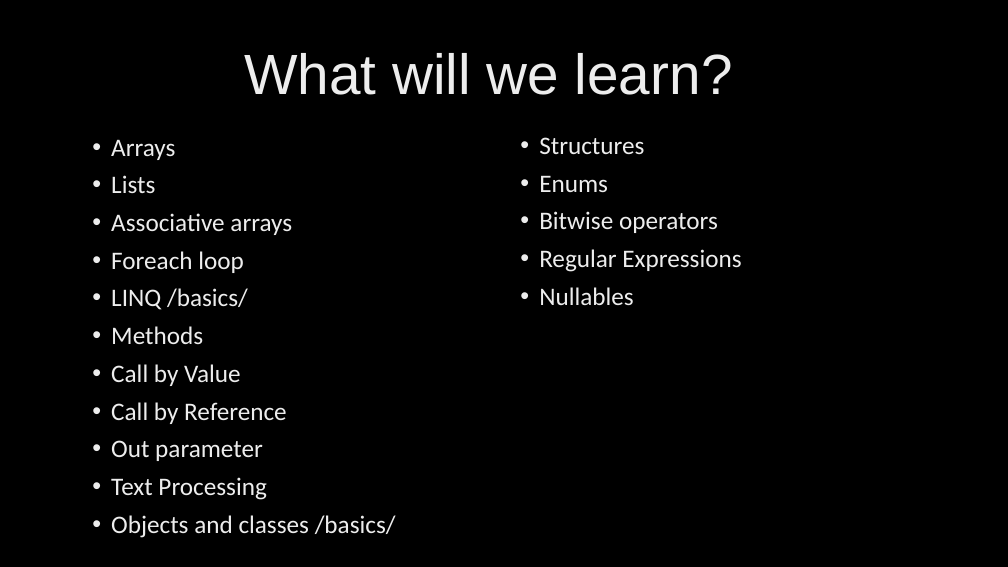
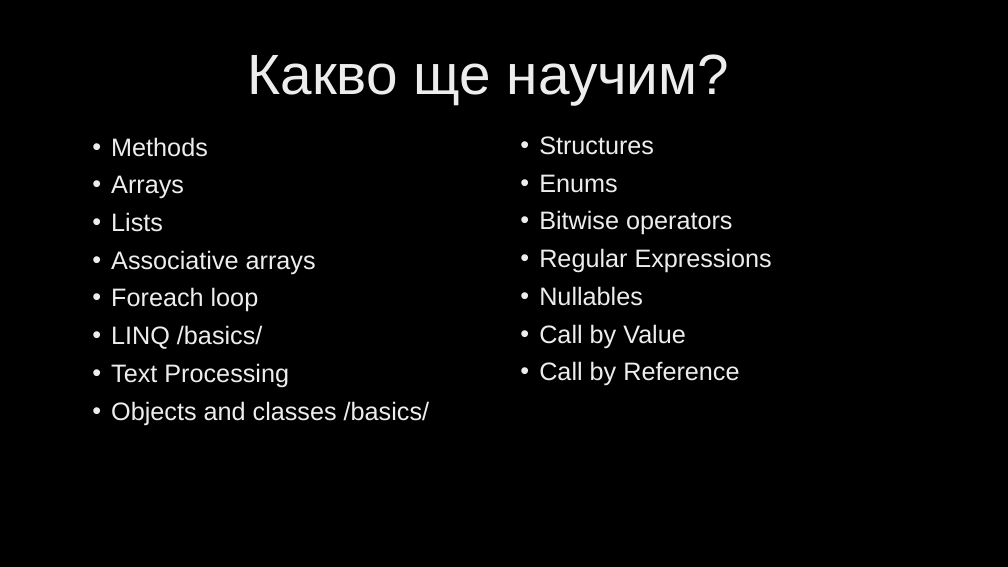
Before and after one commit to velizar92/CSharp-Programming-Presentations, a slide deck: slide 2 of C# Intermediate.pptx. Drawn at 1008x567 pixels with LibreOffice and Linux fonts; fonts in the diff are those of the drawing; background and template pictures are left out. Boxes give left, top, right and bottom in pixels: in the first picture for what was removed or moved away, otherwise in the second. Text is boxed around its words. In the diff, an @@ line names an element or a change of style, - is before the commit and + after.

```diff
--- a/C# Intermediate.pptx
+++ b/C# Intermediate.pptx
@@ title at (x1=248, y1=54, x2=729, y2=104): text changed @@
-What will we learn?
+Какво ще научим?
@@ text at (x1=111, y1=137, x2=208, y2=157): paragraph added @@
+• Methods
@@ text at (x1=539, y1=136, x2=772, y2=306): font Calibri to Arial in "Structures", "Enums", "Bitwise operators", "Regular Expressions" and 1 more places @@
@@ text at (x1=111, y1=175, x2=429, y2=425): font Calibri to Arial @@
@@ text at (x1=111, y1=326, x2=287, y2=461): paragraphs removed @@
-• Methods
-• Call by Value
-• Call by Reference
-• Out parameter
@@ text at (x1=539, y1=324, x2=739, y2=386): paragraphs added @@
+• Call by Value
+• Call by Reference
```
Also in this commit, not shown: 1 other slide changed, 8 slides added, 2 slides removed.
